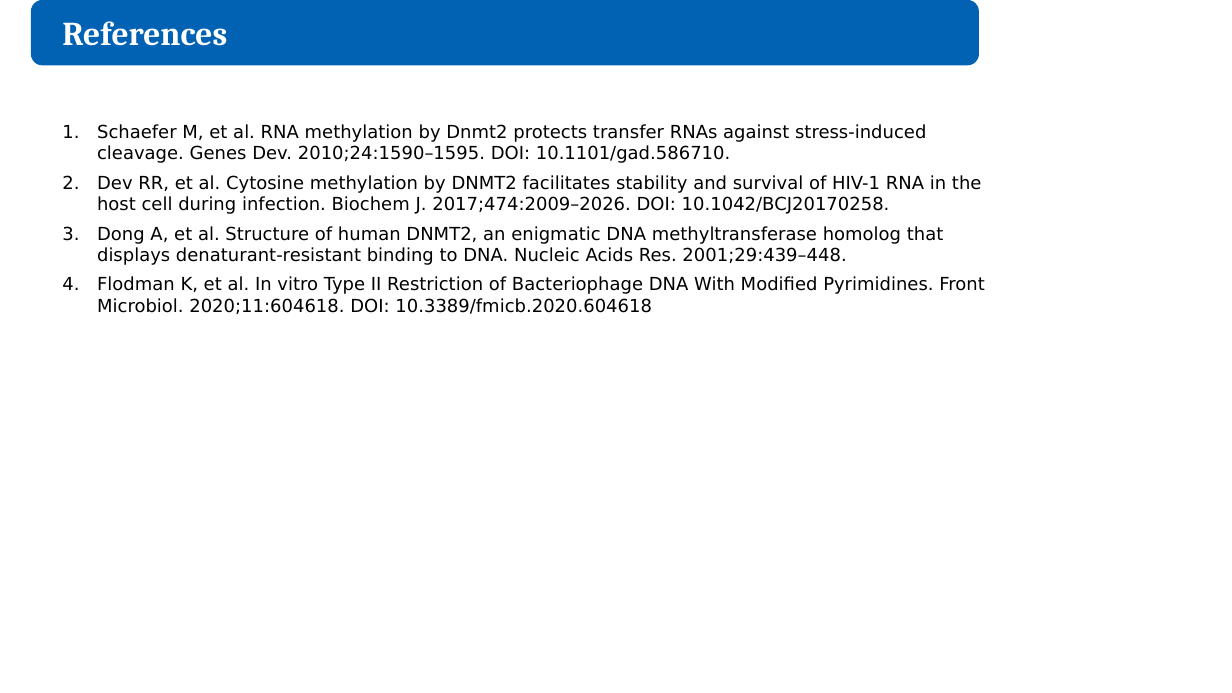
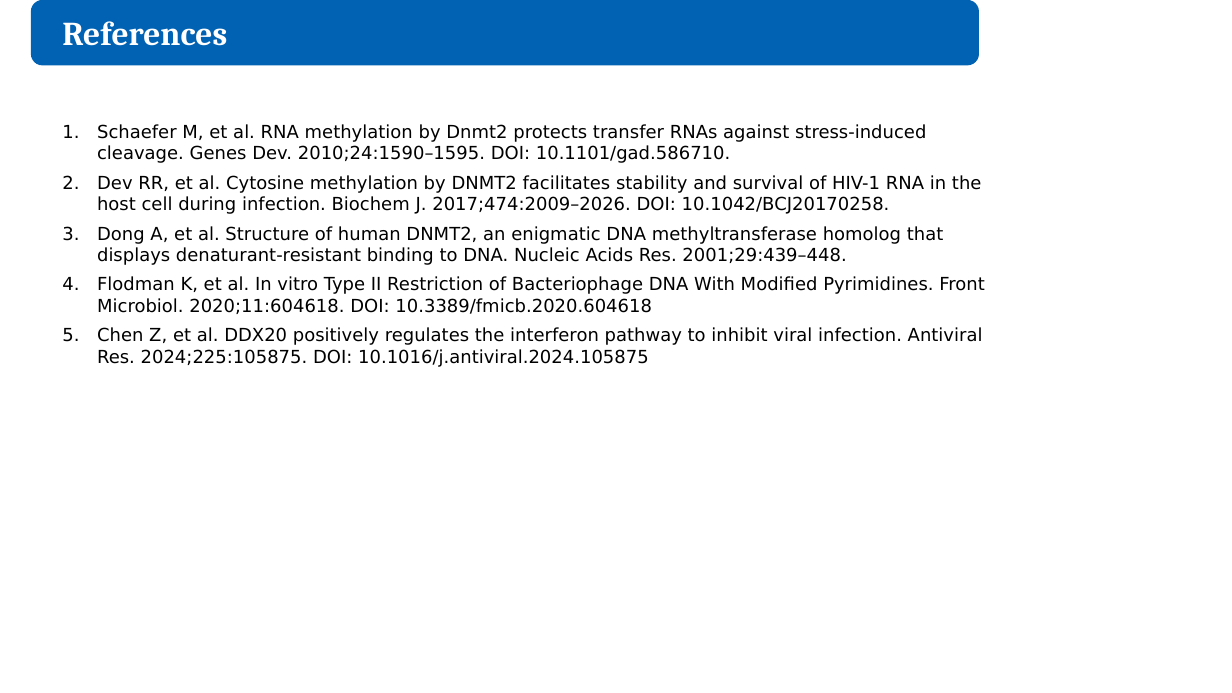
Before and after one commit to juliandeanmoran/BISSH, a slide deck: slide 16 of reports/2026-08-28_projectUpdate_3/2026-08-28_projectUpdate_3_jmoran.pptx. Drawn at 1232x693 pixels with LibreOffice and Linux fonts; fonts in the diff are those of the drawing. Boxes give left, top, right and bottom in pixels: in the first picture for what was removed or moved away, otherwise in the second. Text is boxed around its words. In the diff, an @@ line names an element or a change of style, - is before the commit and + after.

```diff
--- a/reports/2026-08-28_projectUpdate_3/2026-08-28_projectUpdate_3_jmoran.pptx
+++ b/reports/2026-08-28_projectUpdate_3/2026-08-28_projectUpdate_3_jmoran.pptx
@@ text at [97,327,983,367]: paragraph added @@
+5. Chen Z, et al. DDX20 positively regulates the interferon pathway to inhibit viral infection. Antiviral Res. 2024;225:105875. DOI: 10.1016/j.antiviral.2024.105875
```
Also in this commit, not shown: 1 other slide changed, 1 slide added, 1 slide removed, 1 other file.
